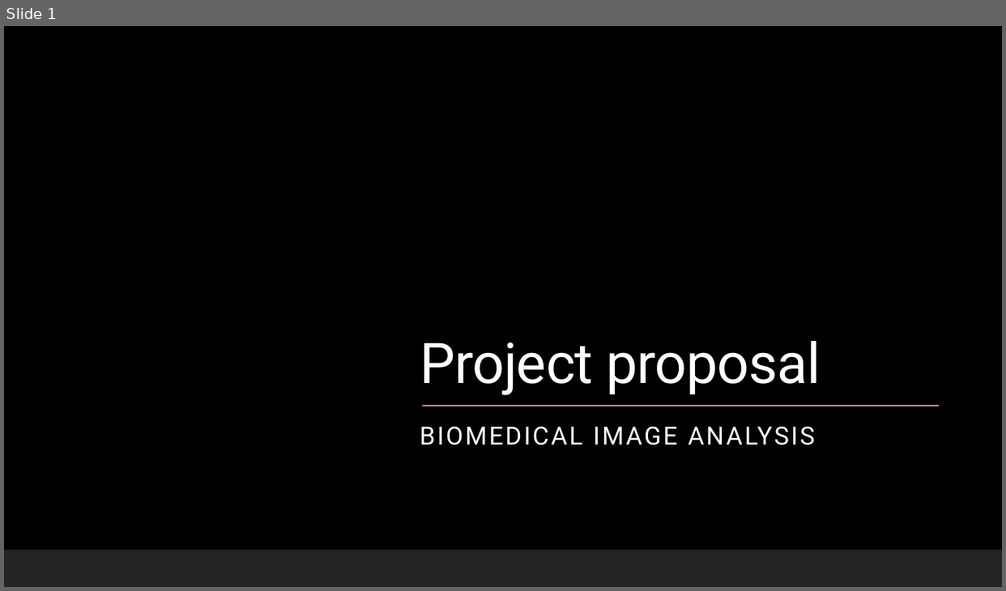
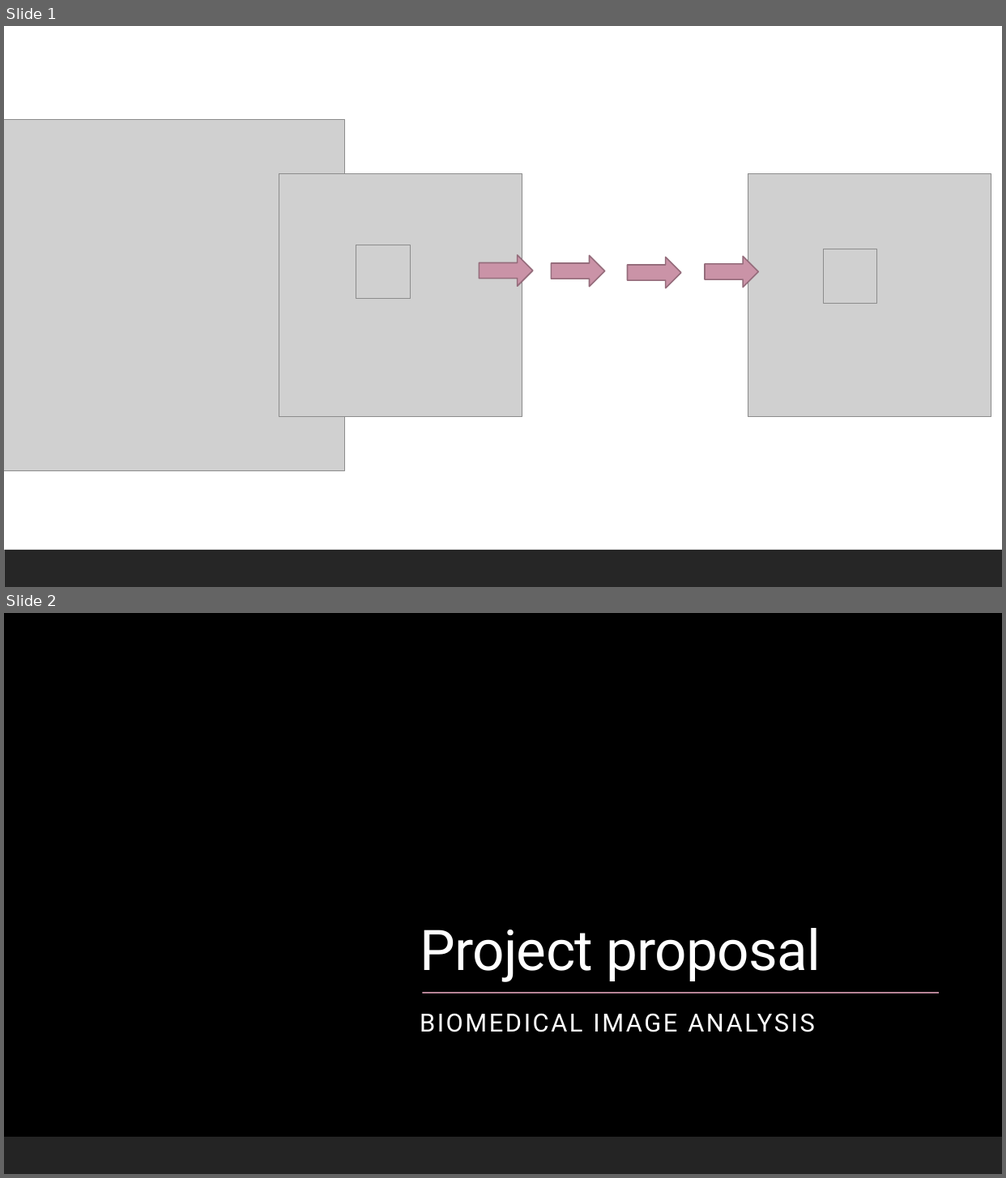
Before and after one commit to datascience-mobi-2022/2022-topic-01-team-04, a slide deck: presentation/layout(2).pptx. Shown one above the other, each under a label of ours: slide 1 before the commit, slides 1 and 2 after it. The pictures are 1006x591 and 1006x1178 pixels, drawn with LibreOffice and Linux fonts; fonts in the diff are those of the drawing; grey boxes stand for pictures; background and template pictures are left out. Boxes give left, top, right and bottom in pixels: in the first picture for what was removed or moved away, otherwise in the second. Text is boxed around its words. In the diff, an @@ line names an element or a change of style, - is before the commit and + after.

```diff
--- a/presentation/layout(2).pptx
+++ b/presentation/layout(2).pptx
@@ slide 1 added at (4, 26, 1002, 587), background #FFFFFF; not listed: 1 template element that a slide beside it also shows @@
@@ picture added at (4, 120, 345, 472) @@
@@ picture added at (279, 173, 522, 416) @@
@@ picture added at (748, 173, 991, 416) @@
@@ picture added at (356, 246, 411, 299) @@
@@ right arrow added at (479, 255, 533, 286), fill #CA93A7, outline #956D7C 1.25 pt @@
@@ right arrow added at (552, 256, 605, 287), fill #CA93A7, outline #956D7C 1.25 pt @@
@@ right arrow added at (628, 258, 681, 288), fill #CA93A7, outline #956D7C 1.25 pt @@
@@ right arrow added at (705, 257, 759, 288), fill #CA93A7, outline #956D7C 1.25 pt @@
@@ picture added at (823, 250, 877, 304) @@
@@ what was slide 1 is now slide 2 @@
```
Also in this commit, not shown: 7 slides changed, 2 slides removed.
